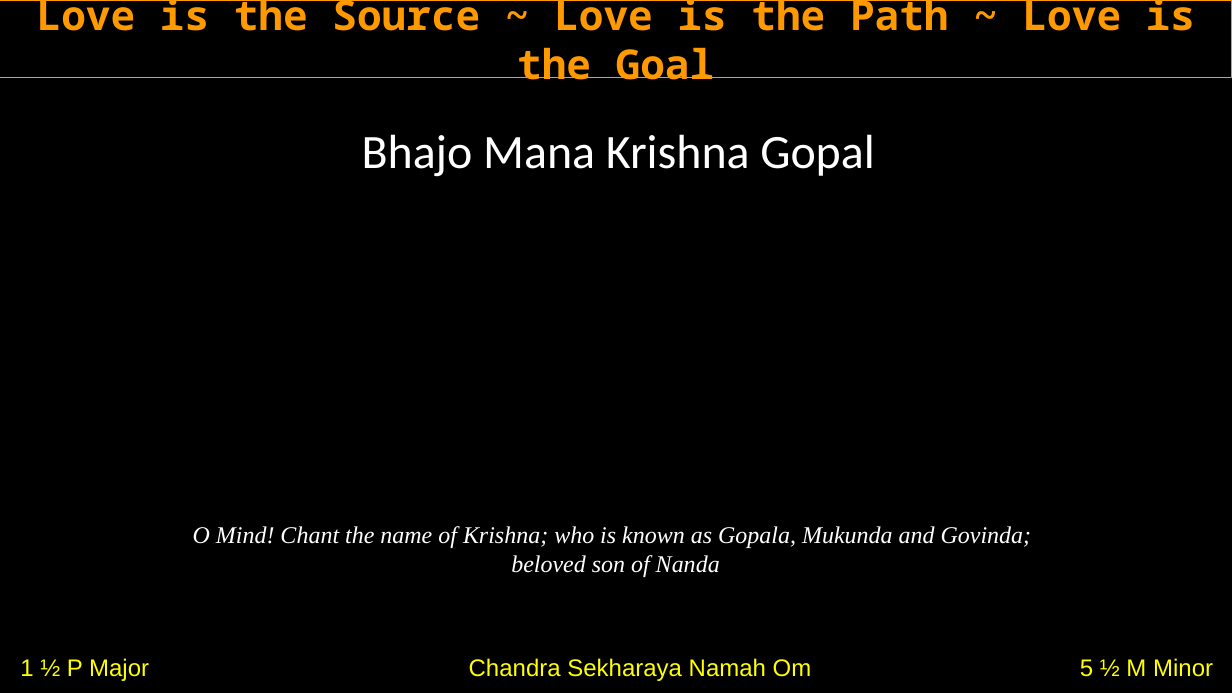
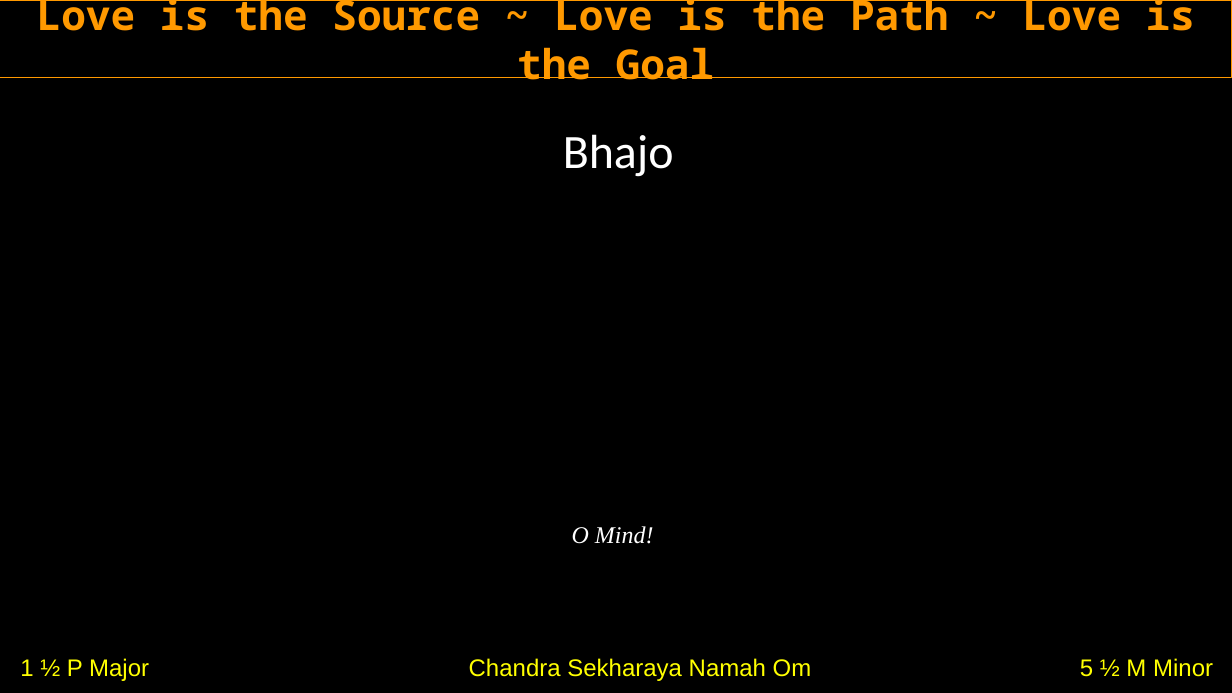
Before and after one commit to rkanadam/saibhajanmaker, a slide deck: slide 1 of WebContent/WEB-INF/templates/GAB2015/master.pptx. Drawn at 1232x693 pixels with LibreOffice and Linux fonts; fonts in the diff are those of the drawing; background and template pictures are left out. Boxes give left, top, right and bottom in pixels: in the first picture for what was removed or moved away, otherwise in the second. Text is boxed around its words. In the diff, an @@ line names an element or a change of style, - is before the commit and + after.

Commit message:
Adding support for multi slide bhajans

```diff
--- a/WebContent/WEB-INF/templates/GAB2015/master.pptx
+++ b/WebContent/WEB-INF/templates/GAB2015/master.pptx
@@ text at bbox=[563, 134, 674, 177]: text changed @@
-Bhajo Mana Krishna Gopal
+Bhajo
@@ text at bbox=[572, 526, 654, 544]: text changed @@
-O Mind! Chant the name of Krishna; who is known as Gopala, Mukunda and Govinda;
-beloved son of Nanda
+O Mind!
```
Also in this commit, not shown: 1 other file.
